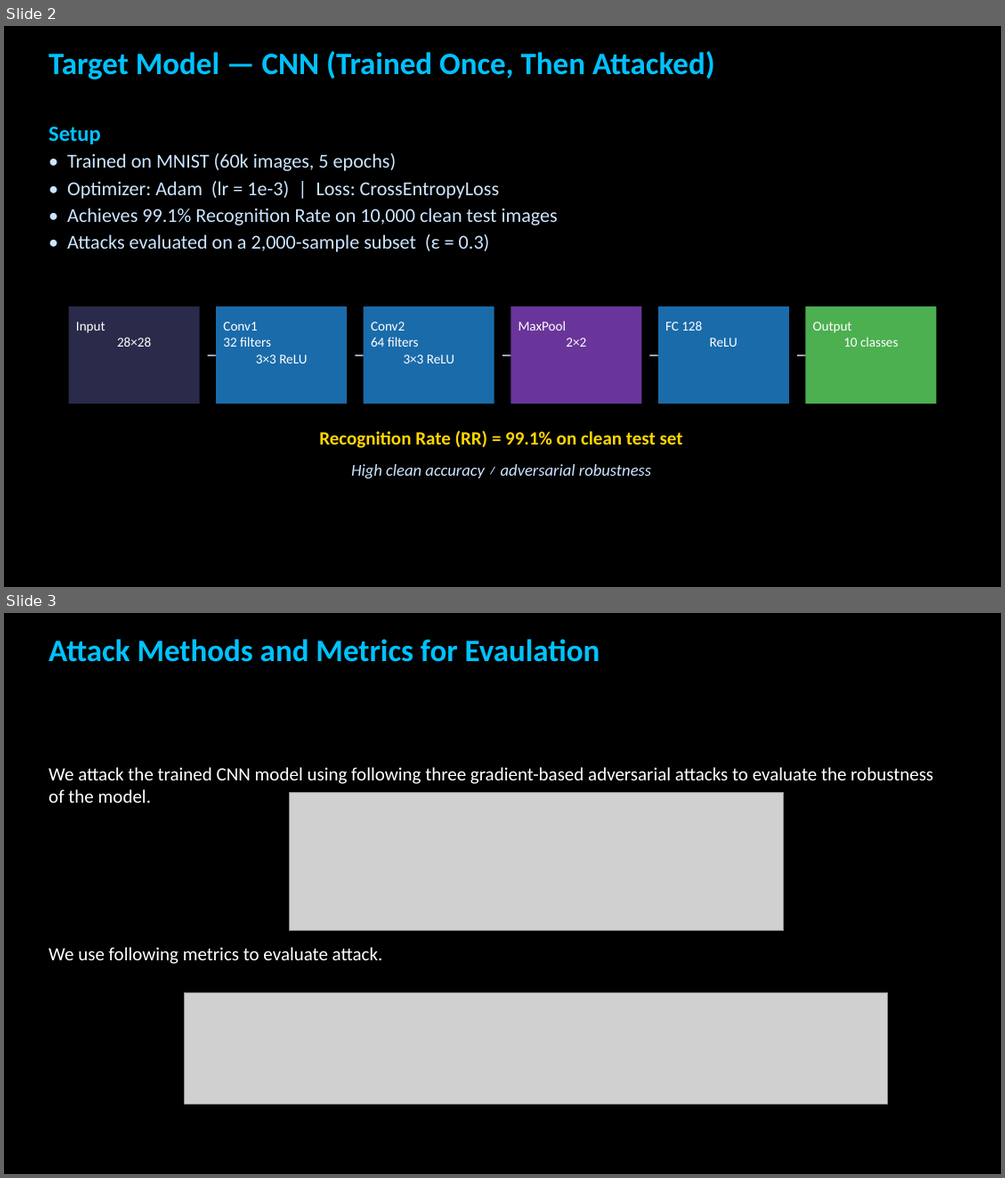
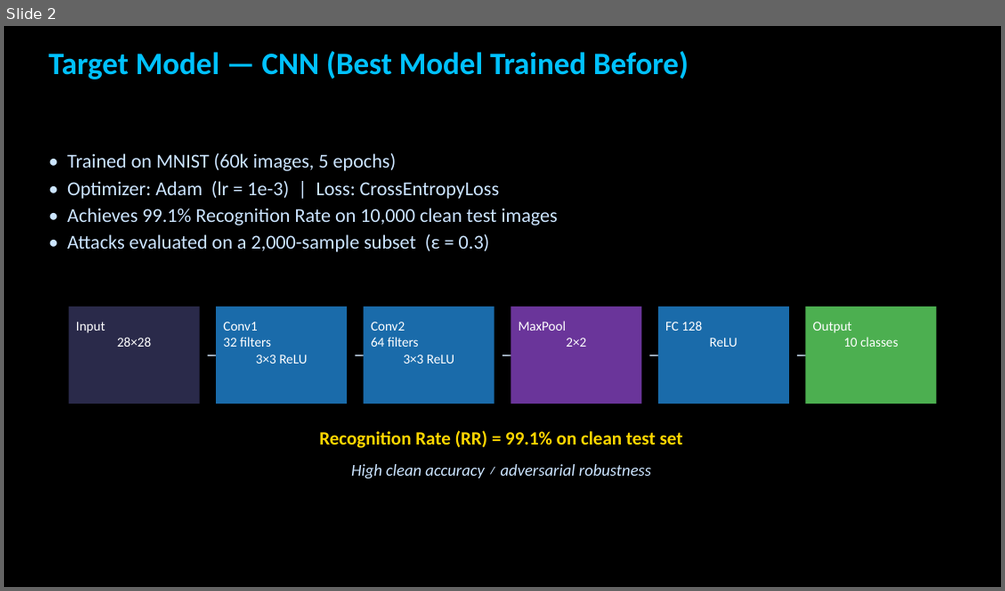
Before and after one commit to zxu235/ai-hw-spring-2026-Ziru-Xu, a slide deck: Assignment7.1-Attack_MNIST_Presentation.pptx. Shown one above the other, each under a label of ours: slides 2 and 3 before the commit, slide 2 after it. The pictures are 1005x1178 and 1005x591 pixels, drawn with LibreOffice and Linux fonts; fonts in the diff are those of the drawing; grey boxes stand for pictures; background and template pictures are left out. Boxes give left, top, right and bottom in pixels: in the first picture for what was removed or moved away, otherwise in the second. Text is boxed around its words. In the diff, an @@ line names an element or a change of style, - is before the commit and + after.

```diff
--- a/Assignment7.1-Attack_MNIST_Presentation.pptx
+++ b/Assignment7.1-Attack_MNIST_Presentation.pptx
@@ slide 3 removed at (4,613,1001,1174), background picture (left out) @@
@@ text removed at (48,639,600,662) @@
-Attack Methods and Metrics for Evaulation
@@ text removed at (48,767,933,964) @@
-We attack the trained CNN model using following three gradient-based adversarial attacks to evaluate the robustness of the model.
-We use following metrics to evaluate attack.
@@ picture removed at (289,793,784,930) @@
@@ picture removed at (184,992,887,1103) @@
@@ slide 2 changed as well @@
@@ text at (48,51,688,79): text changed @@
-Target Model — CNN (Trained Once, Then Attacked)
+Target Model — CNN (Best Model Trained Before)
@@ text at (48,127,101,144): paragraph removed @@
-Setup
```
Also in this commit, not shown: 4 other slides changed, 1 slide added, 1 other file.
